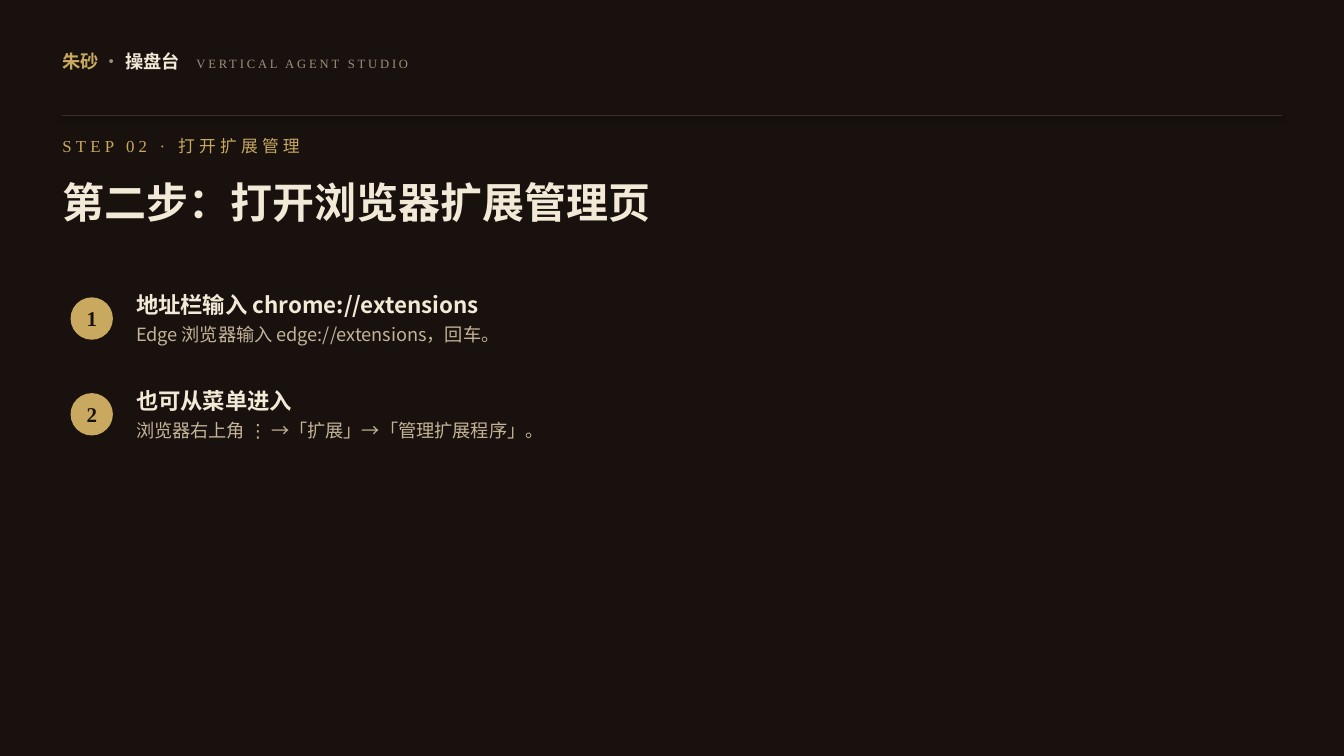
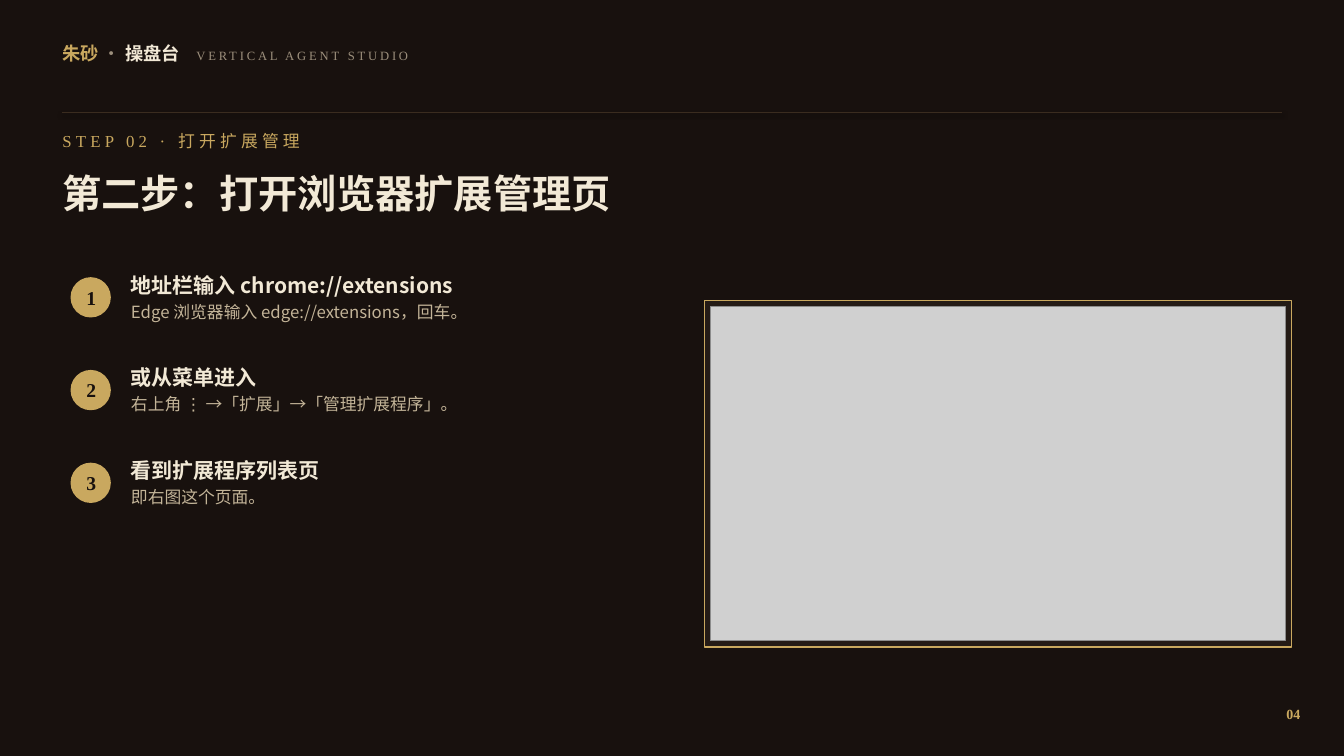
Before and after one commit to yonglin22/xhsneirongshengcheng, a slide deck: slide 5 of downloads/朱砂助手插件安装教程.pptx. Drawn at 1344x756 pixels with LibreOffice and Linux fonts; fonts in the diff are those of the drawing; grey boxes stand for pictures. Boxes give left, top, right and bottom in pixels: in the first picture for what was removed or moved away, otherwise in the second. Text is boxed around its words. In the diff, an @@ line names an element or a change of style, - is before the commit and + after.

```diff
--- a/downloads/朱砂助手插件安装教程.pptx
+++ b/downloads/朱砂助手插件安装教程.pptx
@@ text "朱砂 · 操盘台 VERTICAL AGENT ...": place and size @@
-text "朱砂 · 操盘台 VERTICAL AGENT ..." at (62,52,179,70)
+text "朱砂 · 操盘台 VERTICAL AGENT ..." at (62,44,179,62)
@@ elbow line moved from (63, 116) - (1282, 116) to (63, 113) - (1282, 113) @@
@@ text "STEP 02 · 打开扩展管理": place and size @@
-text "STEP 02 · 打开扩展管理" at (62,138,300,154)
+text "STEP 02 · 打开扩展管理" at (62,133,300,149)
@@ text "第二步：打开浏览器扩展管理页": place and size @@
-text "第二步：打开浏览器扩展管理页" at (62,182,650,222)
+text "第二步：打开浏览器扩展管理页" at (62,174,610,212)
@@ text "第二步：打开浏览器扩展管理页" at (62,174,610,212): size 30 to 28 pt @@
@@ ellipse "1": place and size @@
-ellipse "1" at (71,297,113,340)
+ellipse "1" at (71,277,111,318)
@@ ellipse "1" at (71,277,111,318): size 15 to 14 pt @@
@@ text "地址栏输入 chrome://extensions": place and size @@
-text "地址栏输入 chrome://extensions" at (136,294,500,346)
+text "地址栏输入 chrome://extensions" at (131,275,467,322)
@@ text "地址栏输入 chrome://extensions" at (131,275,467,322): size 16 to 15 pt in "地址栏输入 chrome://extensions"; size 13 to 12 pt in "Edge 浏览器输入 edge://extensions，回车。"; line spacing 1.25 to 1.2 @@
@@ rectangle added at (705,300,1292,647), fill #241B16, outline #C9A85F 1 pt @@
@@ picture added at (711,307,1286,641) @@
@@ ellipse "2" at (71,370,111,410): size 15 to 14 pt @@
@@ ellipse "2": place and size @@
-ellipse "2" at (71,393,113,436)
+ellipse "2" at (71,370,111,410)
@@ text at (131,367,458,412): text changed; size 13 to 12 pt @@
-也可从菜单进入
-浏览器右上角 ⋮ →「扩展」→「管理扩展程序」。
+或从菜单进入
+右上角 ⋮ →「扩展」→「管理扩展程序」。
@@ ellipse added at (71,463,111,503), fill #C9A85F, 14 pt, text #18110E, bold @@
+3
@@ text added at (131,460,320,505), 15 pt, text #F2E9D6, bold @@
+看到扩展程序列表页
+即右图这个页面。
@@ text added at (1286,709,1300,719), 10 pt, text #C9A85F, bold @@
+04
```
Also in this commit, not shown: 11 other slides changed, 1 slide added, 24 other files.
